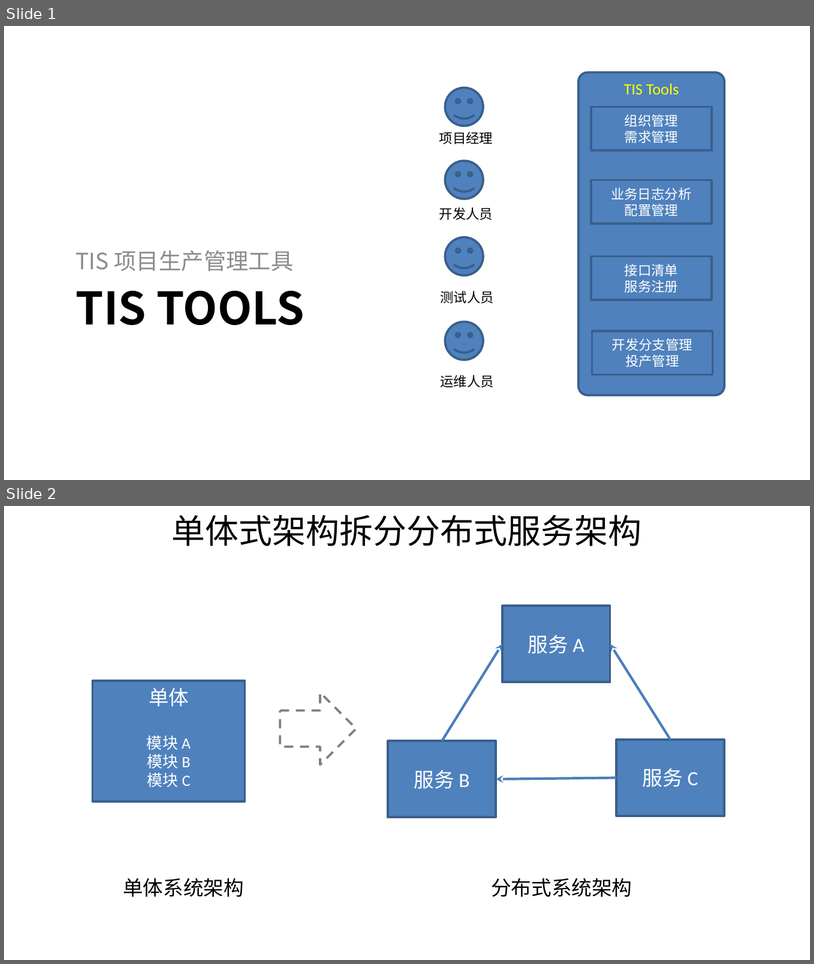
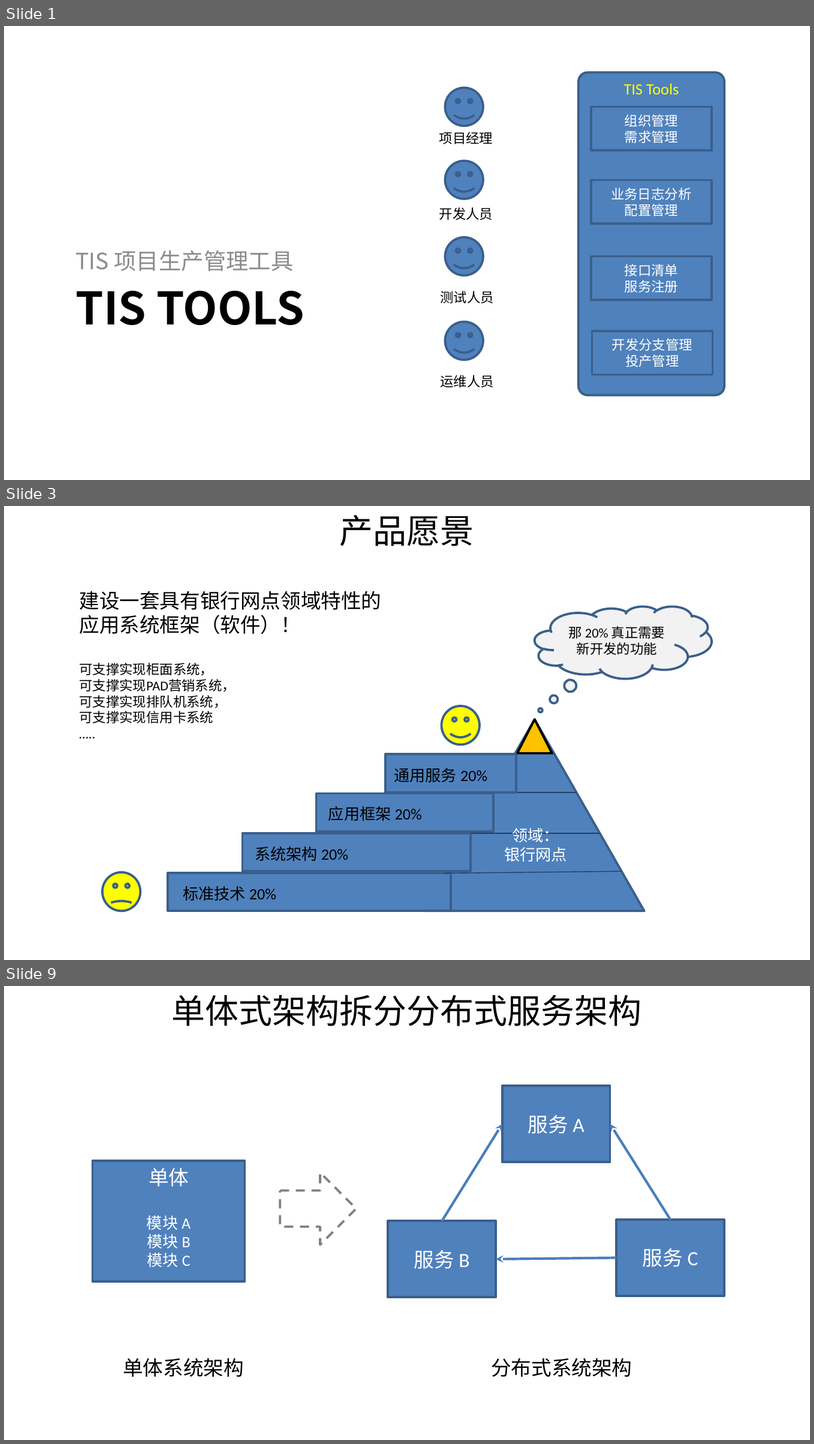
Before and after one commit to shiyunlai/tistools, a slide deck: TIStools.pptx. Shown one above the other, each under a label of ours: slides 1 and 2 before the commit, slides 1, 3 and 9 after it; the slides between them are not shown. The pictures are 814x964 and 814x1444 pixels, drawn with LibreOffice and Linux fonts; fonts in the diff are those of the drawing. Boxes give left, top, right and bottom in pixels: in the first picture for what was removed or moved away, otherwise in the second. Text is boxed around its words. In the diff, an @@ line names an element or a change of style, - is before the commit and + after.

```diff
--- a/TIStools.pptx
+++ b/TIStools.pptx
@@ slide 3 added at box(4, 506, 810, 960), background #FFFFFF @@
@@ text added at box(340, 515, 474, 546), 30 pt, text #000000 @@
+产品愿景
@@ text added at box(79, 591, 381, 723), 12 pt, text #000000 @@
+建设一套具有银行网点领域特性的应用系统框架（软件）！
+可支撑实现柜面系统，
+可支撑实现PAD营销系统，
+可支撑实现排队机系统，
+可支撑实现信用卡系统
+…..
@@ thought cloud added at box(534, 606, 712, 679), fill #F2F2F2, outline #3A5F8C 2 pt, 12 pt, text #000000 @@
+那 20% 真正需要新开发的功能
@@ triangle added at box(425, 719, 644, 910), fill #4F81BD, outline #3A5F8C 2 pt @@
@@ smiley face added at box(442, 706, 480, 745), fill #FFFF00, outline #3A5F8C 2 pt @@
@@ triangle added at box(518, 719, 552, 753), fill #FFC000, outline #000000 2 pt @@
@@ rectangle added at box(386, 754, 516, 792), fill #4F81BD, outline #3A5F8C 2 pt @@
@@ line added from (517, 754) to (555, 754), #254061 0.75 pt @@
@@ text added at box(394, 768, 488, 782), 14 pt, text #000000 @@
+通用服务 20%
@@ rectangle added at box(316, 793, 494, 831), fill #4F81BD, outline #3A5F8C 2 pt @@
@@ line added from (494, 792) to (576, 792), #254061 0.75 pt @@
@@ text added at box(329, 806, 422, 820), 14 pt, text #000000 @@
+应用框架 20%
@@ text added at box(504, 828, 567, 861), 14 pt, text #FFFFFF @@
+领域：
+银行网点
@@ rectangle added at box(243, 834, 471, 871), fill #4F81BD, outline #3A5F8C 2 pt @@
@@ text added at box(255, 846, 348, 861), 14 pt, text #000000 @@
+系统架构 20%
@@ line added from (471, 834) to (600, 834), #254061 0.75 pt @@
@@ smiley face added at box(102, 872, 140, 911), fill #FFFF00, outline #3A5F8C 2 pt @@
@@ rectangle added at box(168, 872, 451, 910), fill #4F81BD, outline #3A5F8C 2 pt @@
@@ line added from (443, 873) to (622, 871), #254061 0.75 pt @@
@@ text added at box(183, 886, 276, 900), 14 pt, text #000000 @@
+标准技术 20%
@@ what was slide 2 is now slide 9 @@
```
Also in this commit, not shown: 3 slides changed, 5 other slides added.
